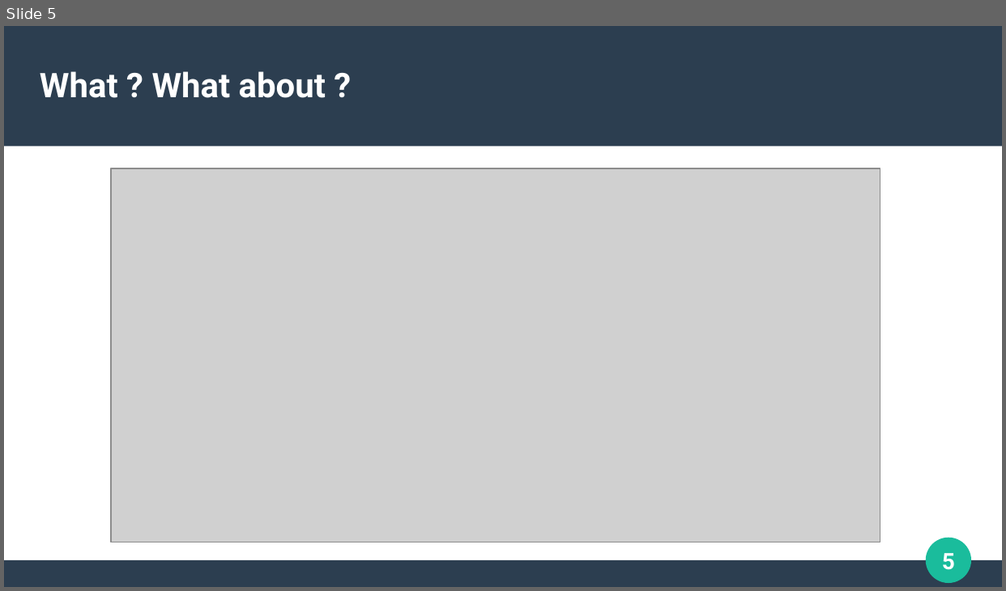
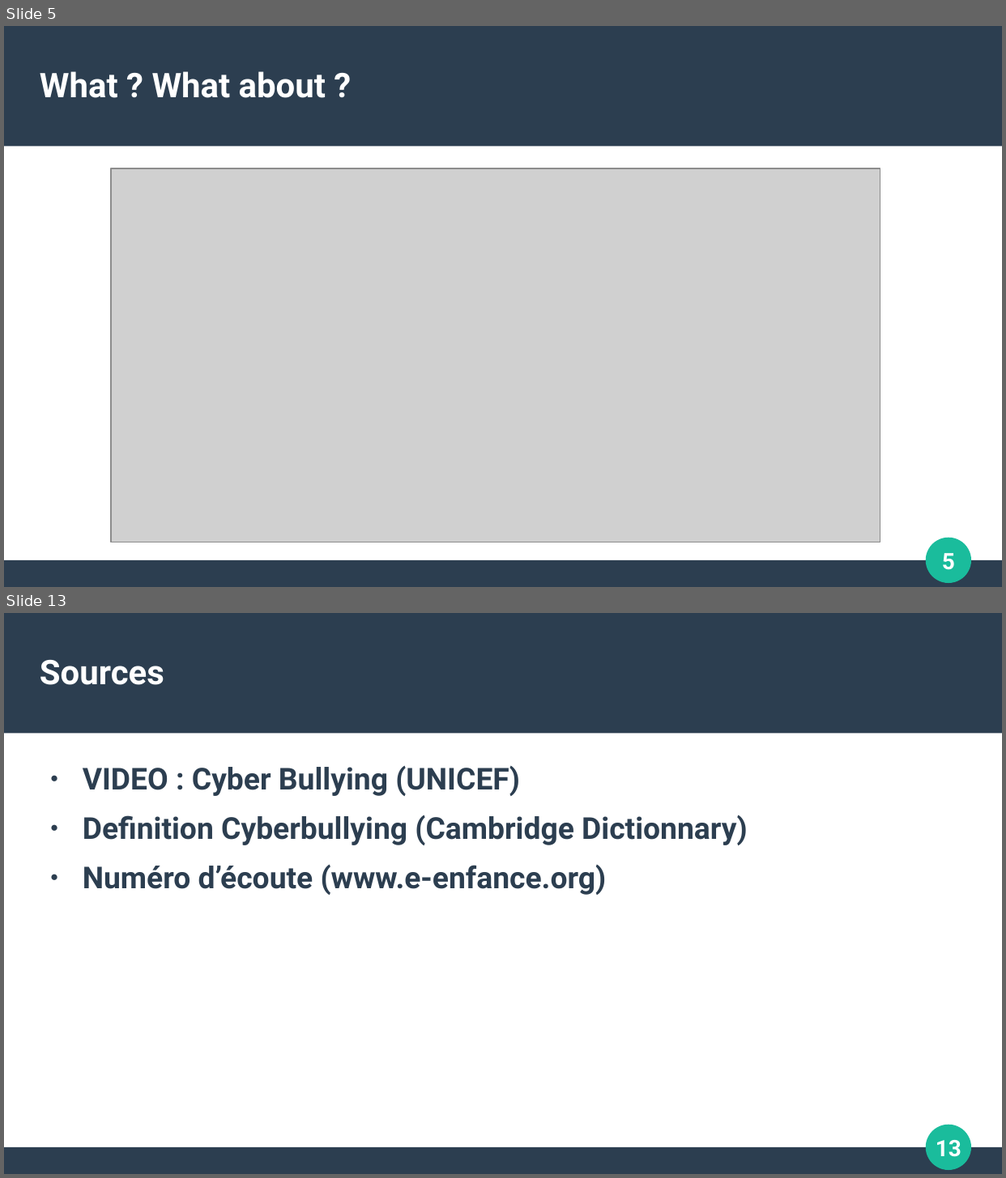
Before and after one commit to WilliamMagalhaesMonteiro/oralAnglaisM1, a slide deck: Présentation Anglais M1.odp. Shown one above the other, each under a label of ours: slide 5 before the commit, slides 5 and 13 after it; the slides between them are not shown. The pictures are 1006x591 and 1006x1178 pixels, drawn with LibreOffice and Linux fonts; fonts in the diff are those of the drawing; grey boxes stand for pictures. Boxes give left, top, right and bottom in pixels: in the first picture for what was removed or moved away, otherwise in the second. Text is boxed around its words. In the diff, an @@ line names an element or a change of style, - is before the commit and + after.

```diff
--- a/Présentation Anglais M1.odp
+++ b/Présentation Anglais M1.odp
@@ slide 13 added at (4, 613, 1002, 1174), background #FFFFFF; not listed: 4 template elements that a slide beside it also shows @@
@@ title added at (40, 660, 164, 685), 27 pt, text #FFFFFF, bold @@
+Sources
@@ text added at (83, 766, 747, 895), 24 pt, text #2C3E50, bold @@
+● VIDEO : Cyber Bullying (UNICEF)
+● Definition Cyberbullying (Cambridge Dictionnary)
+● Numéro d’écoute (www.e-enfance.org)
```
Also in this commit, not shown: 8 other slides added, 1 slide removed, 3 other files.
